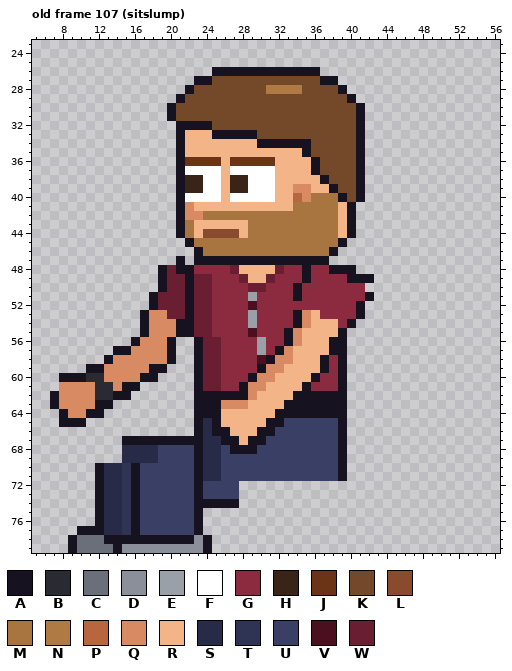
File history of a pixel-art file, sprites/staff/office_adult_left_anim.aseprite. The picture above is the old version.
64x80 pixels, 129 frames. Colours within 5 levels of each other are drawn and written as one. Shown: old frame 107 (sitslump): x 5..56, y 23..79. The commit also changed other frames, which this record leaves out.
Visible layers, top first: "Arm Top", "Beard", "Hair", "Face", "Watch", "Near Arm", "Collar", "Belt", "Shirt", "Body", "Back Arm", "Pants", "Shoes".
Palette (. is transparent): A #17121f  B #2a2a33  C #6a6f7a  D #8a8f9a  E #9aa0a8  F #ffffff  G #8c2b40  H #3a2418  J #6b3416  K #74492a  L #8a4a2e  M #a8743f  N #b07a44  P #b8663f  Q #d88a62  R #f3b488  S #272b48  T #2f3354  U #3a3f66  V #4a1020  W #6a1e31
Pixels before, old frame 107 (sitslump) (only the part around the change), first column x 5:
25 ...........................................
26 ....................AAAAAAAAAAAA...........
27 ..................AAKKKKKKKKKKKKAA.........
28 .................AKKKKKKKKNNNNKKKKA........
29 ................AKKKKKKKKKKKKKKKKKKA.......
30 ...............AKKKKKKKKKKKKKKKKKKKKA......
31 ...............AKKKKKKKKKKKKKKKKKKKKA......
32 ................AAAAKKKKKKKKKKKKKKKKA......
33 ................ARRRAAAAAKKKKKKKKKKKA......
34 ................ARRRRRRRRAAAAAAKKKKKA......
35 ................ARRRRRRRRRRRRRAKKKKKA......
36 ................AJJJJRJJJJJRRRRAKKKKA......
37 ................AFFFFRFFFFFRRRRAKKKKA......
38 ................AHHFFRHHFFFRRRRRAKKKA......
39 ................AHHFFRHHFFFRRQQRRAKKA......
40 ................AFFFFRFFFFFRRPQMMMAKA......
41 ................AQRRRRRRRRRRRMMMMMRA.......
42 ................AQQMMMMMMMMMMMMMMMRA.......
43 ................AMRRRRRRMMMMMMMMMMRA.......
44 ................AMRLLLLRMMMMMMMMMMRA.......
45 .................AMMMMMMMMMMMMMMMMA........
46 ..................AMMMMMMMMMMMMMMA.........
47 ................A.AAAAAAAAAAAAAAA..........
48 ..............AWAAGGGGWRRRRWGGAGGAAA.......
49 ..............AWWAWWGGGWRRWGGGAGGGGAAA.....
50 ..............AWWAWWGGGGWWGGGAGGGGGGG......
51 .............AWWWAWWGGGGEGGGGAGGGGGGGA.....
52 .............AWWWAWWGGGGVGGGGGGGGGGGA......
53 ............AQQWWAWWGGGGEGGGGAQRGGGGA......
54 ............AQQQAAWWGGGGEGGGGAQRRRGA.......
55 ............AQQQAAWWGGGGVGGGAQRRRRA........
56 ...........AQQQA..AWWGGGGEGGAQRRRAA........
57 .........AAQQQQA..AWWGGGGEGAQRRRRAA........
58 ........AQQQQQQA..AWWGGGGVAQQRRRAGA........
59 ......AAQQQQQAA...AWWGGGGAQQRRRRAGA........
60 ...AAABBQQQQAA....AWWGGGAQQRRRRAGGA........
61 ...QQQQBBQAA......AWWGGAQQRRRRAGGGA........
62 ..AQQQQBBAA.......AAAAAAQRRRRAAAAAA........
63 ..AQQQQAA.........AAAQQQRRRRAAAAAAA........
64 ...AQQAA..........AAARRRRRRAAAAAAAA........
65 ...AAA............ASARRRRRAAUUUUUUA........
66 ..................ASAARRRAAUUUUUUUA........
67 ..........AAAAAAAAASSAARAAUUUUUUUUA........
68 ..........SSSSUUUUASSUAAAUUUUUUUUUA........
69 ..........SSSSUUUUASSUUUUUUUUUUUUUA........
70 .......ASSTAUUUUUUASSUUUUUUUUUUUUUA........
71 .......ASSTAUUUUUUASSUUUUUUUUUUUUUA........
72 .......ASSTAUUUUUUAUUUU....................
New version:
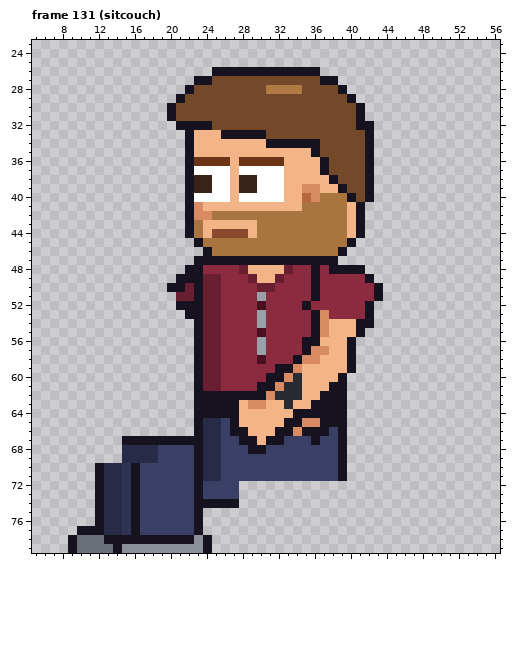
A new or re-ordered frame is compared with the old frame closest to it.
From old to new:
frames 129 -> 135
Changed rows in their new state; - is an unchanged pixel.
Frame 131 (sitcouch) is new; against old frame 107 (sitslump):
first column x 7:
32 -----------------------------------A-
33 --------------.A--R----A----------KA-
34 --------------.A-------R-----A----KA-
35 --------------.A------------RA----KA-
36 --------------.A---JR----J---RA---KA-
37 --------------.A---FR----F---RA---KA-
38 --------------.A-H-FR-H--F----RA--KA-
39 --------------.A-H-FR-H--F-R-Q-RA-KA-
40 --------------.A---FR----F-RPQ--MAKA-
41 --------------.AQ----------R----MRA--
42 --------------.A-Q--------------MRA--
43 --------------.AM-----R---------MRA--
44 --------------.AMR---LR---------MRA--
45 ---------------.A---------------MA---
46 ----------------.A-------------MA----
47 --------------.----------------A-----
48 ------------...-A---GW---RW-GA----A--
49 ------------..A-A-W--GW-RW--GA---GG--
50 ------------.AAWA-W---G-W--G-A-----GA
51 -----------...-WA-W---GE---G-A-----GA
52 -----------...A-A-W---GV----A-----GA-
53 ----------.....-A-W---GE---GGAQ---GA-
54 ----------......A-W---GE---GGAQ-RRAA-
55 ----------......A-W---GV--GGGAQ-RRA--
56 ---------.....------------GGAA-RRA---
57 -------.......-----------GGGAQQRRA---
58 ------........----------GGGAQQRRRA---
59 ----.........----------GGAAQ--RRRA---
60 -...........----------GGAAQB-RRR-----
61 -.........-----------GGAAQBBRRRA-----
62 .........-------------AAQBBBRR-------
63 .......------------AARQQ--BRR--------
64 -.....-------------AA----RR----------
65 -...--------------SUA---RRAAQQAA-----
66 ------------------SUAA-RRAAQAAA------
67 -------------------UUA-RAA---A-------
68 --------------------UU-A-------------
Where, in picture pixels (left, top, right, bottom), the same in both pictures:
changed: (50, 121, 383, 454)
